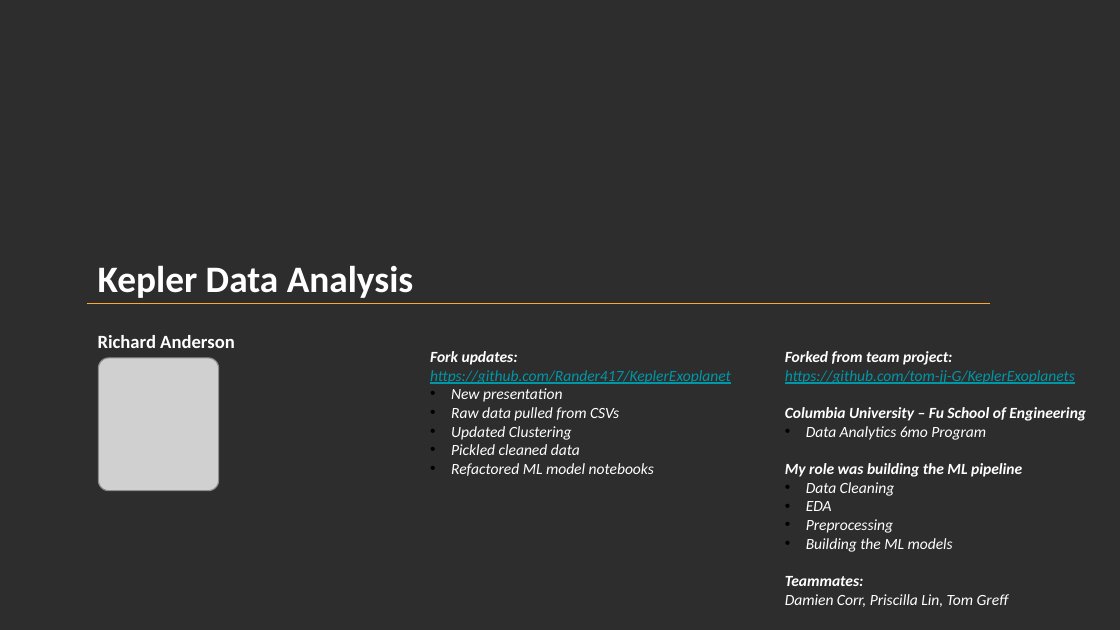
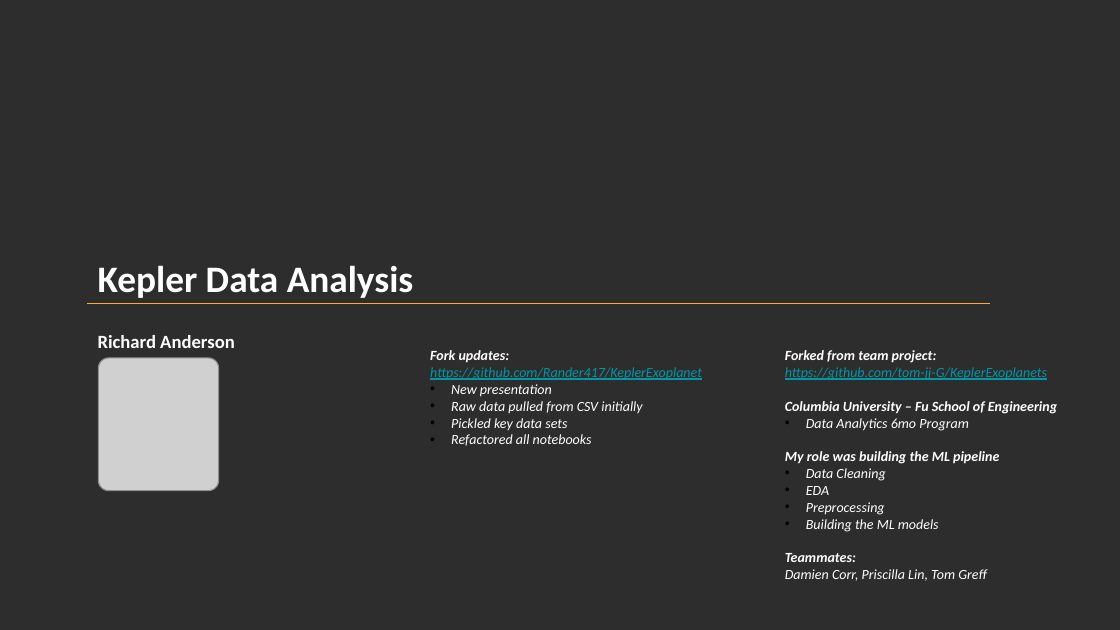
Before and after one commit to Rander417/KeplerExoplanet, a slide deck: slide 1 of Kepler_Analysis_Presentation.pptx. Drawn at 1120x630 pixels with LibreOffice and Linux fonts; fonts in the diff are those of the drawing; grey boxes stand for pictures. Boxes give left, top, right and bottom in pixels: in the first picture for what was removed or moved away, otherwise in the second. Text is boxed around its words. In the diff, an @@ line names an element or a change of style, - is before the commit and + after.

```diff
--- a/Kepler_Analysis_Presentation.pptx
+++ b/Kepler_Analysis_Presentation.pptx
@@ text at box(430, 350, 702, 397): size 10 to 9 pt in "Fork updates:", "https://github.com/Rander417/KeplerExoplanet", "New presentation" @@
@@ text "Forked from team project:" at box(785, 350, 1057, 581): size 10 to 9 pt @@
@@ text at box(451, 401, 642, 446): text changed; size 10 to 9 pt @@
-• Raw data pulled from CSVs
-• Updated Clustering
-• Pickled cleaned data
-• Refactored ML model notebooks
+• Raw data pulled from CSV initially
+• Pickled key data sets
+• Refactored all notebooks
```
Also in this commit, not shown: 3 other files.
